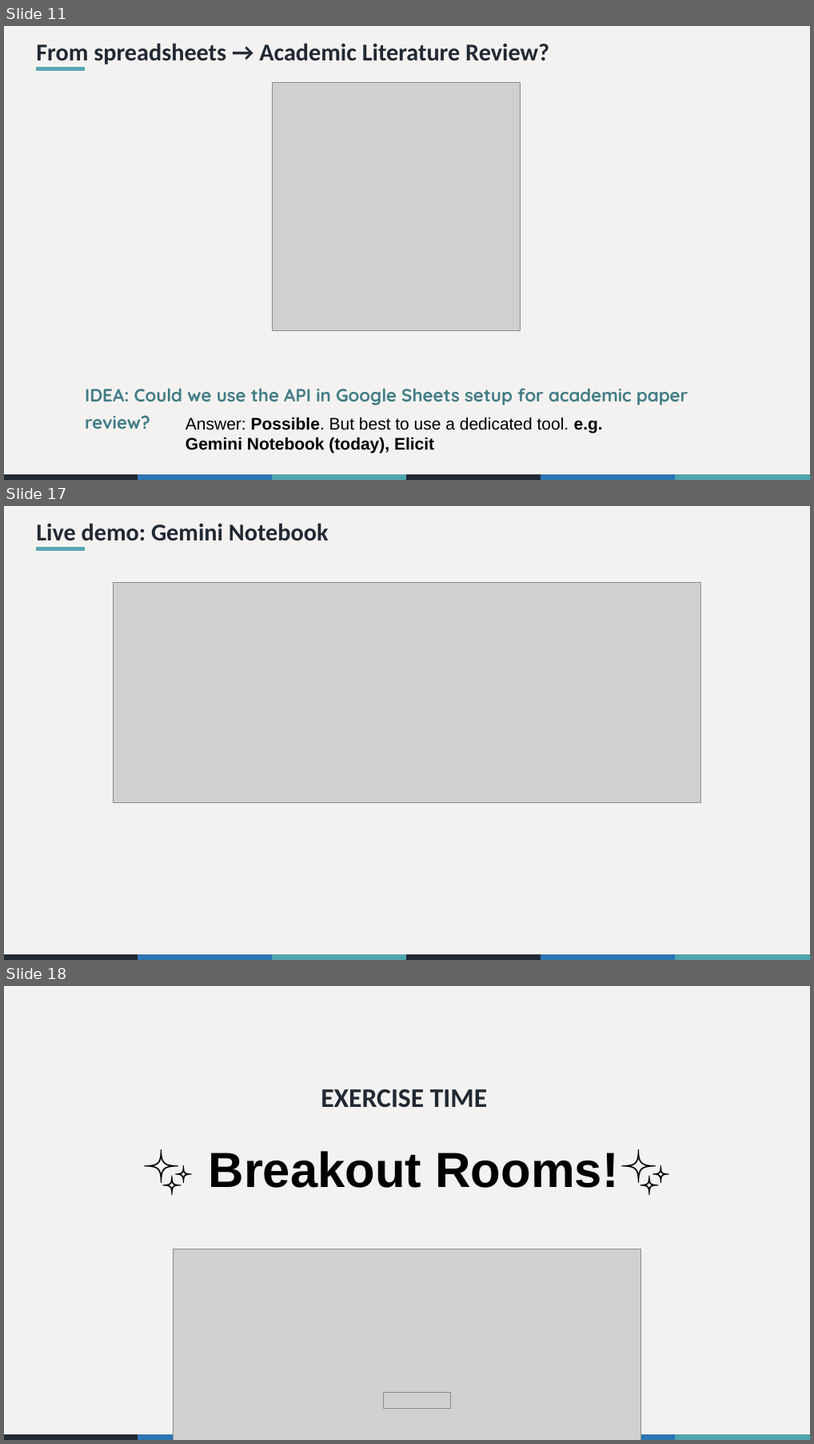
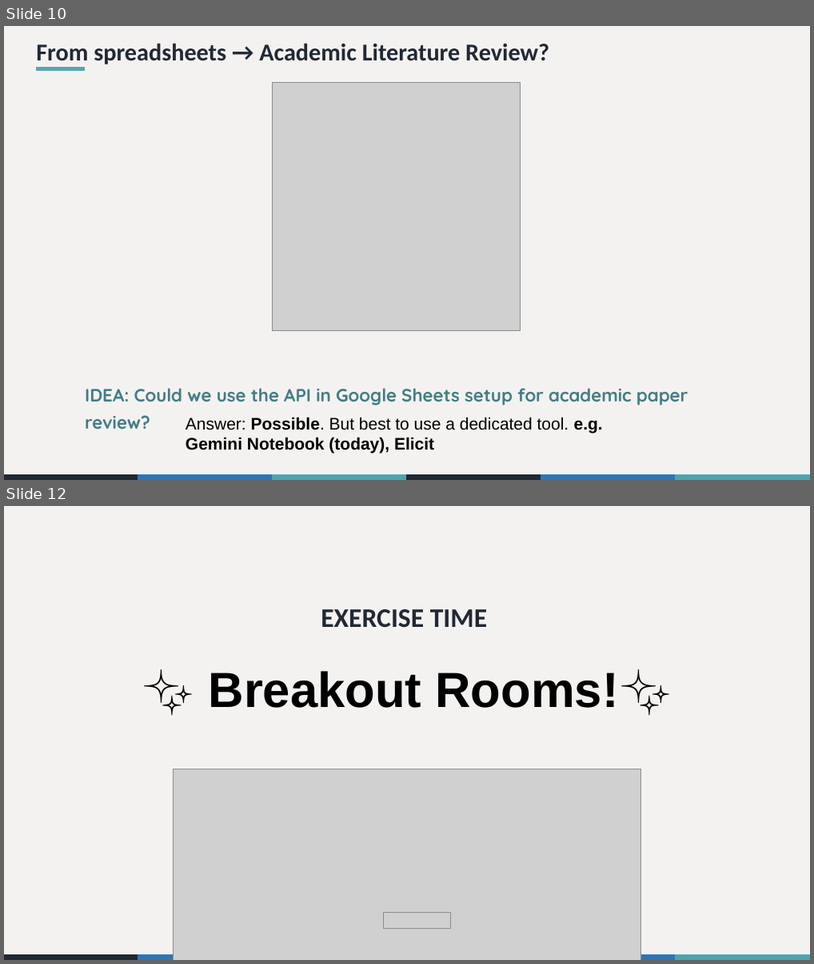
Before and after one commit to the-graph-courses/aiw_2026_t3_materials, a slide deck: week_03_workshop/aiw_workshop_03_slides.pptx. Shown one above the other, each under a label of ours: slides 11, 17 and 18 before the commit, slides 10 and 12 after it; the slides between them are not shown. The pictures are 814x1444 and 814x964 pixels, drawn with LibreOffice and Linux fonts; fonts in the diff are those of the drawing; grey boxes stand for pictures. Boxes give left, top, right and bottom in pixels: in the first picture for what was removed or moved away, otherwise in the second. Text is boxed around its words. In the diff, an @@ line names an element or a change of style, - is before the commit and + after.

```diff
--- a/week_03_workshop/aiw_workshop_03_slides.pptx
+++ b/week_03_workshop/aiw_workshop_03_slides.pptx
@@ slide 17 removed at [4, 506, 810, 960], background #F4F2F0; not listed: 6 template elements that a slide beside it also shows @@
@@ title removed at [36, 523, 329, 541] @@
-Live demo: Gemini Notebook
@@ line removed from (35, 548) to (85, 548) @@
@@ picture removed at [113, 583, 702, 803] @@
@@ what was slide 11 is now slide 10 @@
@@ what was slide 18 is now slide 12 @@
```
Also in this commit, not shown: 5 slides changed, 1 slide added, 6 other slides removed, 7 other files.
